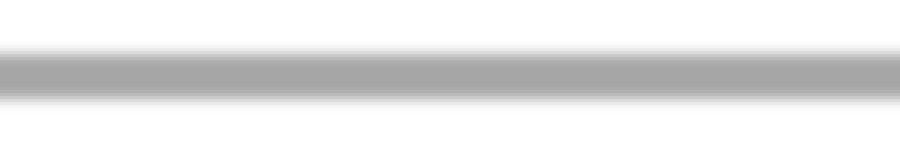
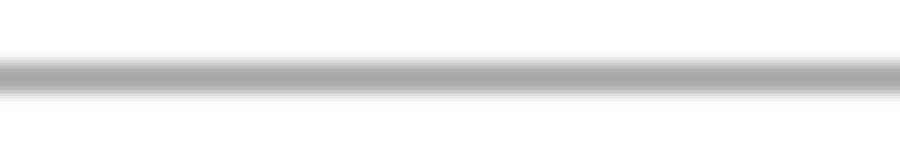
Before/after of a (900, 150) layered artwork. What changed in the layer stack:
added layer "Layer 2" (35%) above "Layer 1" over [0, 45, 900, 111]
hid "Layer 1" over [0, 42, 900, 111]
